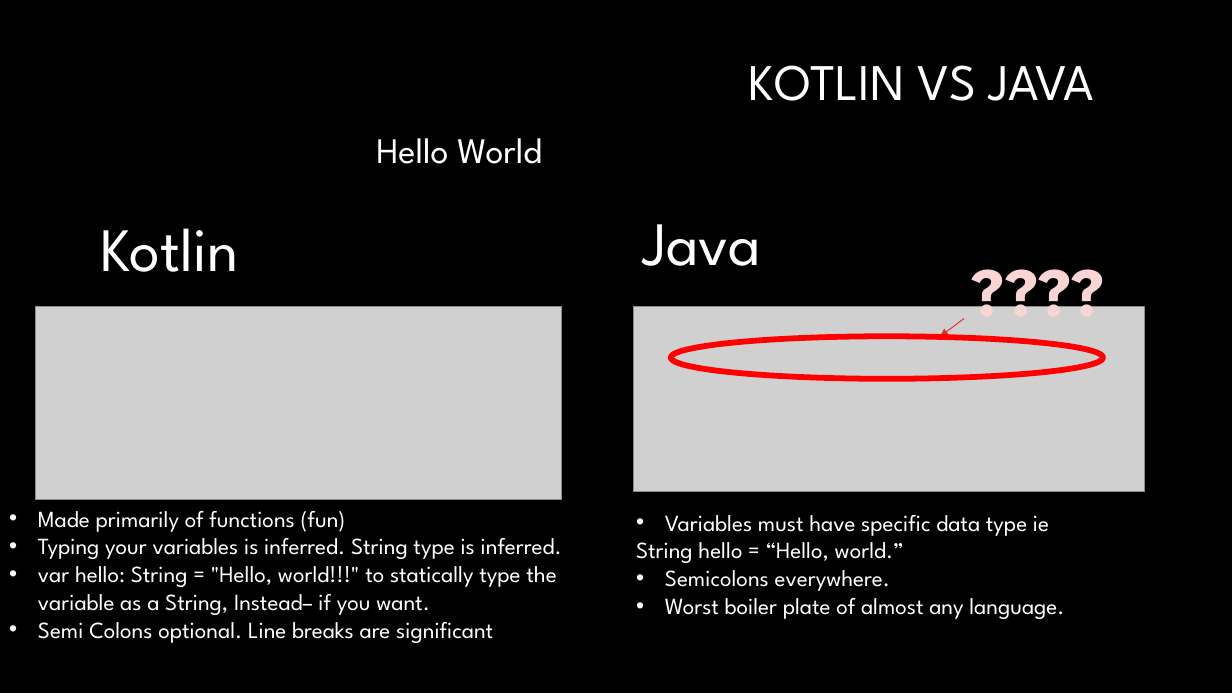
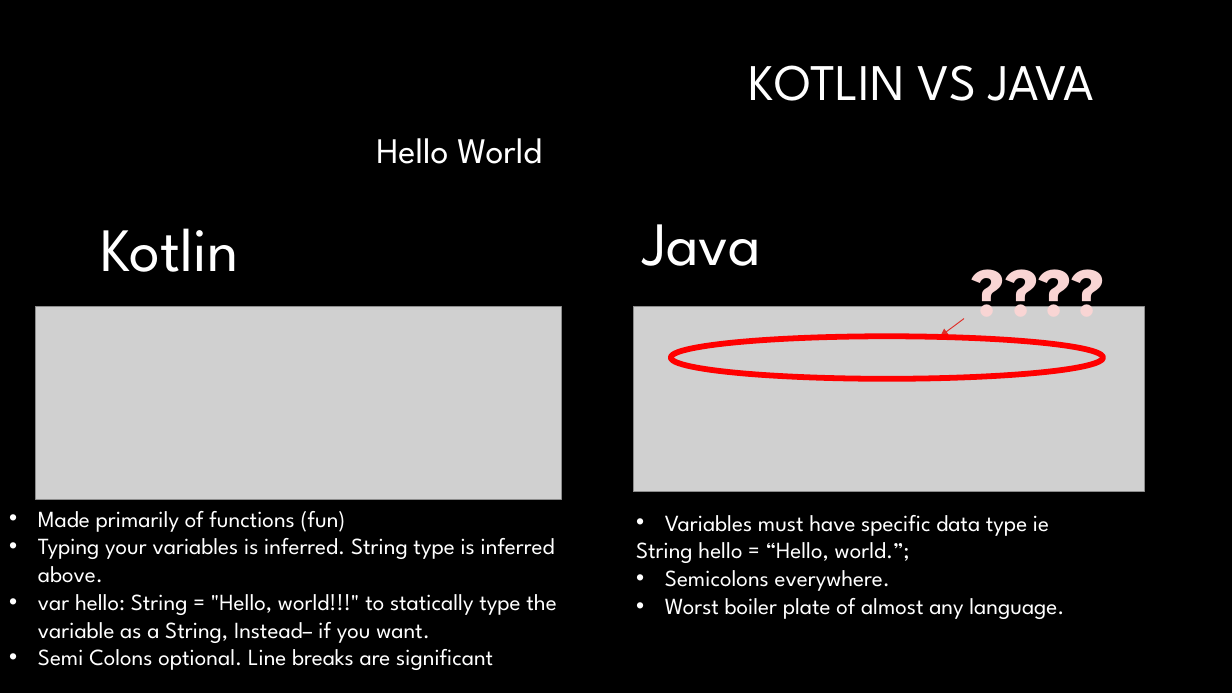
Before and after one commit to reixyz22/jetpack_compose1, a slide deck: slide 7 of present.pptm. Drawn at 1232x693 pixels with LibreOffice and Linux fonts; fonts in the diff are those of the drawing; grey boxes stand for pictures; background and template pictures are left out. Boxes give left, top, right and bottom in pixels: in the first picture for what was removed or moved away, otherwise in the second. Text is boxed around its words. In the diff, an @@ line names an element or a change of style, - is before the commit and + after.

Commit message:
ppt update

```diff
--- a/present.pptm
+++ b/present.pptm
@@ text at <box>38,531,555,583</box>: text changed @@
-• Typing your variables is inferred. String type is inferred.
+• Typing your variables is inferred. String type is inferred above.
@@ text at <box>636,535,910,563</box>: text changed @@
-String hello = “Hello, world.”
+String hello = “Hello, world.”;
```
Also in this commit, not shown: 3 other slides changed, 1 slide added.
